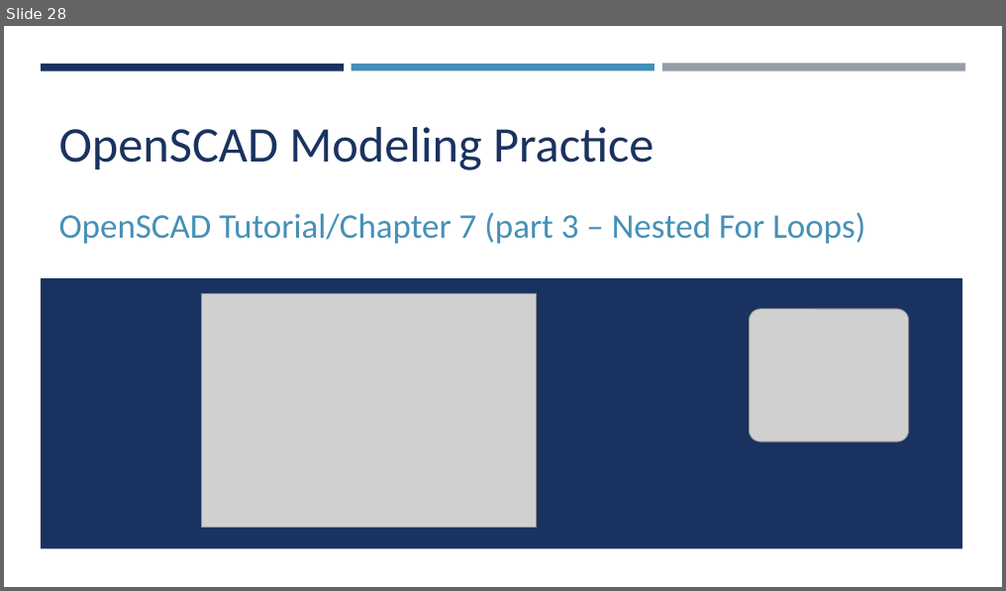
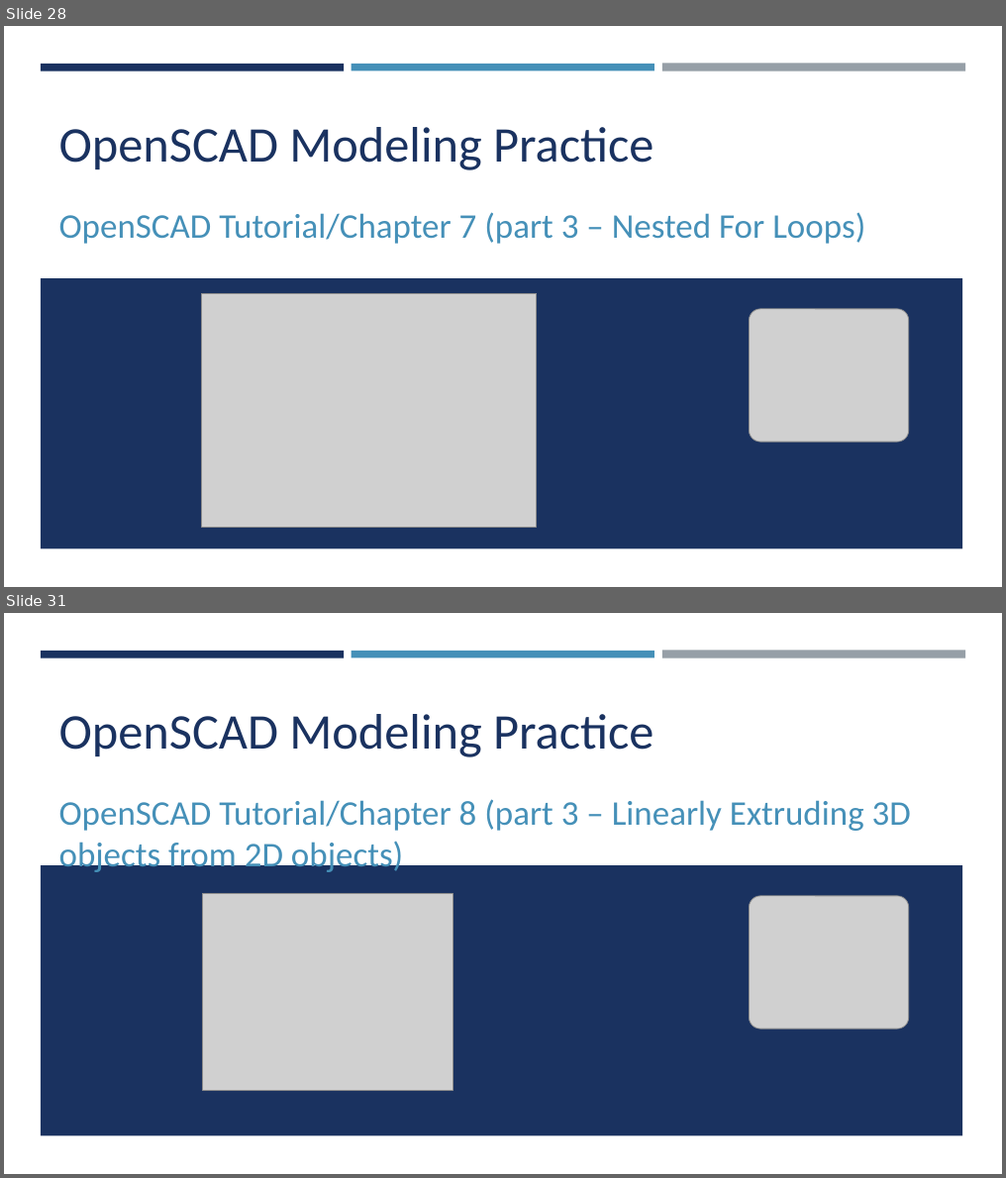
Before and after one commit to yasenstar/openscad, a slide deck: OpenSCAD.pptx. Shown one above the other, each under a label of ours: slide 28 before the commit, slides 28 and 31 after it; the slides between them are not shown. The pictures are 1006x591 and 1006x1178 pixels, drawn with LibreOffice and Linux fonts; fonts in the diff are those of the drawing; grey boxes stand for pictures. Boxes give left, top, right and bottom in pixels: in the first picture for what was removed or moved away, otherwise in the second. Text is boxed around its words. In the diff, an @@ line names an element or a change of style, - is before the commit and + after.

```diff
--- a/OpenSCAD.pptx
+++ b/OpenSCAD.pptx
@@ slide 31 added at box(4, 613, 1002, 1174), background #FFFFFF; not listed: 4 template elements that a slide beside it also shows @@
@@ title added at box(59, 714, 653, 758), 48 pt, text #1A3260 @@
+OpenSCAD Modeling Practice
@@ subtitle added at box(59, 799, 911, 875), 33.3 pt, text #4590B8 @@
+OpenSCAD Tutorial/Chapter 8 (part 3 – Linearly Extruding 3D objects from 2D objects)
@@ picture added at box(202, 894, 452, 1091) @@
@@ picture added at box(748, 896, 908, 1029) @@
```
Also in this commit, not shown: 2 other slides added.
